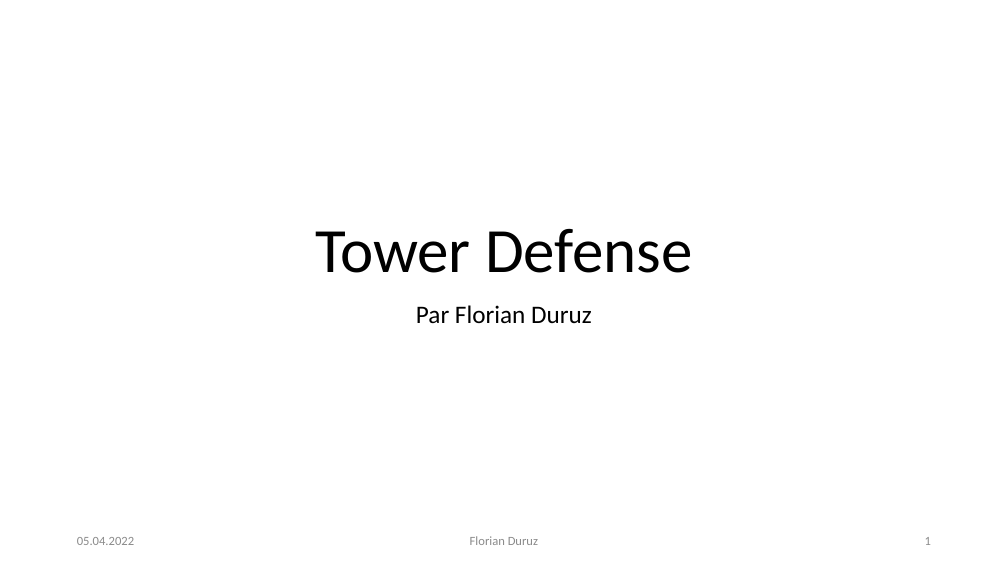
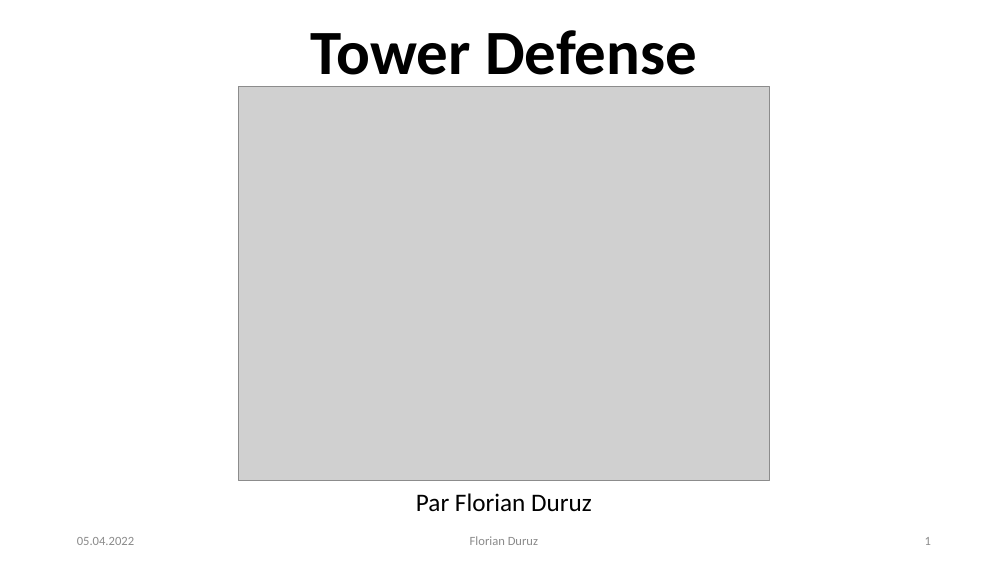
Before and after one commit to Cat-du-Fromage/KaizerWald_TowerDefense, a slide deck: slide 1 of Documentation/DefensePresentation.pptx. Drawn at 1008x567 pixels with LibreOffice and Linux fonts; fonts in the diff are those of the drawing; grey boxes stand for pictures. Boxes give left, top, right and bottom in pixels: in the first picture for what was removed or moved away, otherwise in the second. Text is boxed around its words. In the diff, an @@ line names an element or a change of style, - is before the commit and + after.

```diff
--- a/Documentation/DefensePresentation.pptx
+++ b/Documentation/DefensePresentation.pptx
@@ title "Tower Defense": place and size @@
-title "Tower Defense" at [315,229,693,273]
+title "Tower Defense" at [311,30,697,89]
@@ title "Tower Defense" at [311,30,697,89]: bold on @@
@@ picture added at [239,86,770,481] @@
@@ subtitle "Par Florian Duruz": place and size @@
-subtitle "Par Florian Duruz" at [416,305,592,324]
+subtitle "Par Florian Duruz" at [416,493,592,512]
```
Also in this commit, not shown: 13 other slides changed, 3 other files.
